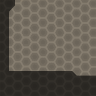
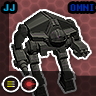
Layer changes from the first 96x96 image to the second:
showed group "Equipment" (9 layers) over [3, 4, 94, 71]
showed "OMNI" over [70, 4, 94, 11]
showed group "Weaponry" (4 layers) over [1, 75, 77, 94]
showed group "Mechs" (105 layers) over [0, 1, 96, 96]
added layer "Pouncer C" in group "Mechs" over [11, 11, 90, 96]
showed "WF" over [0, 0, 96, 96]
hid "SJ" over [0, 0, 96, 96]